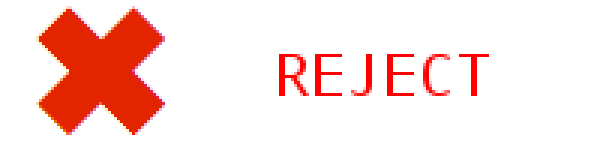
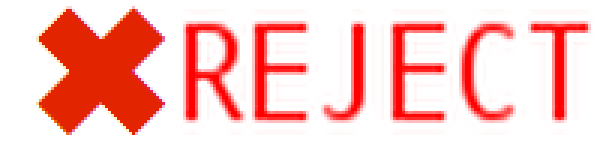
Layered file, before and after one edit (600×150). Changes by layer:
painted on "REJECT" over [183, 9, 594, 135]
